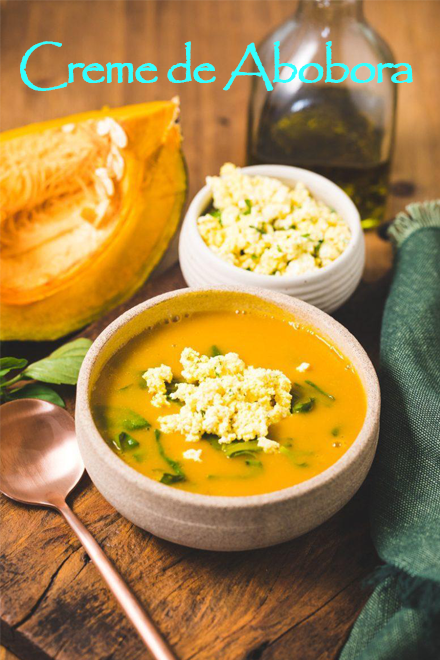
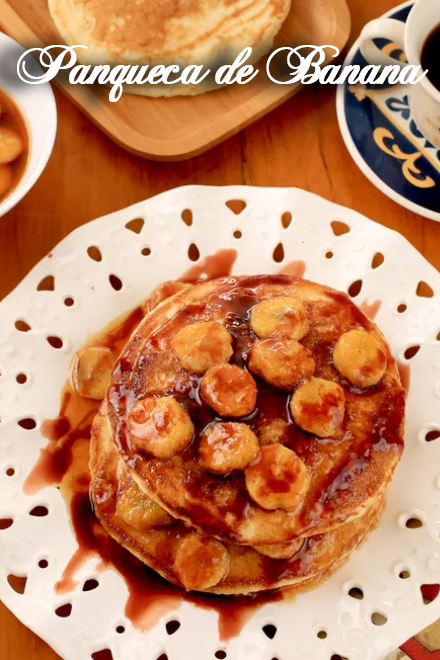
Layered file, before and after one edit (440 x 660). Changes by layer:
renamed "Creme de Abobora" to "Panqueca de Banana", painted on it over (x1=17, y1=41, x2=429, y2=102)
added layer "Camada 2" above "Camada 1" over (x1=0, y1=0, x2=440, y2=660)
